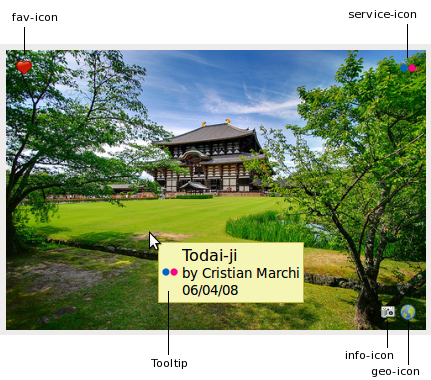
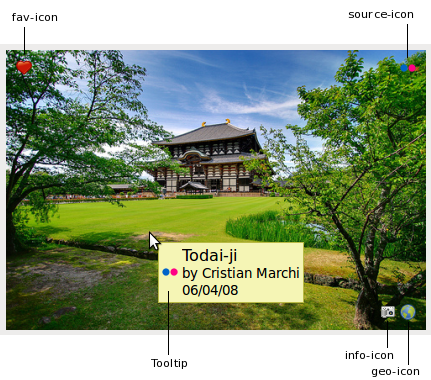
Layer changes from the first w=431, h=380 image to the second:
renamed "service-icon" to "source-icon", painted on it over [355, 10, 417, 18]
